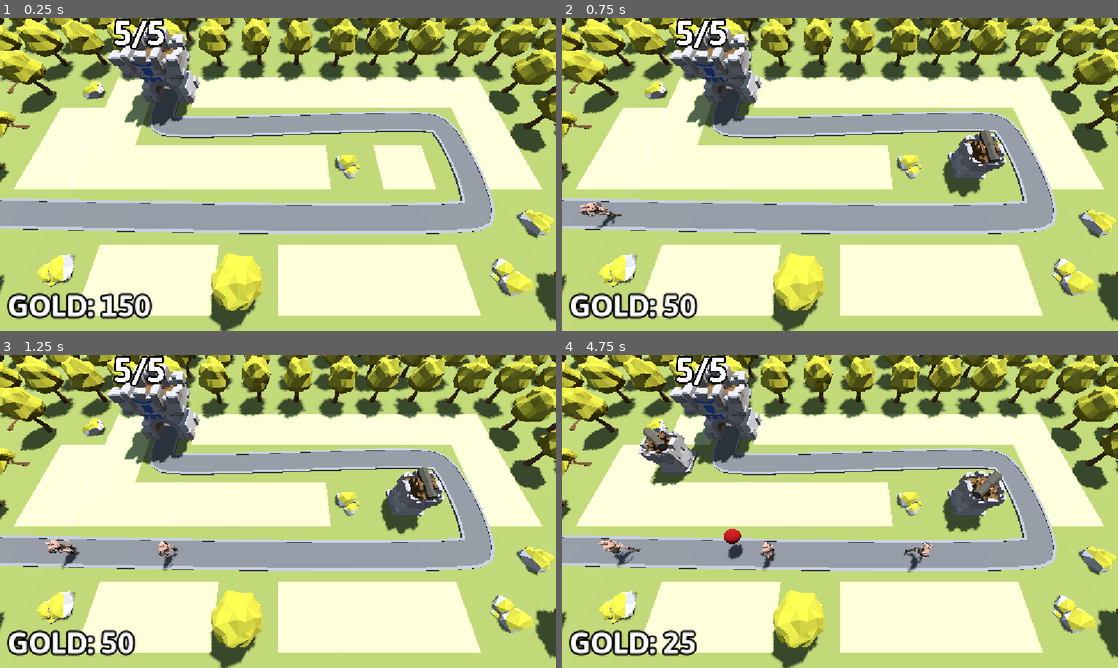
Above: before the commit, frames 1-4 (two rows, left to right).
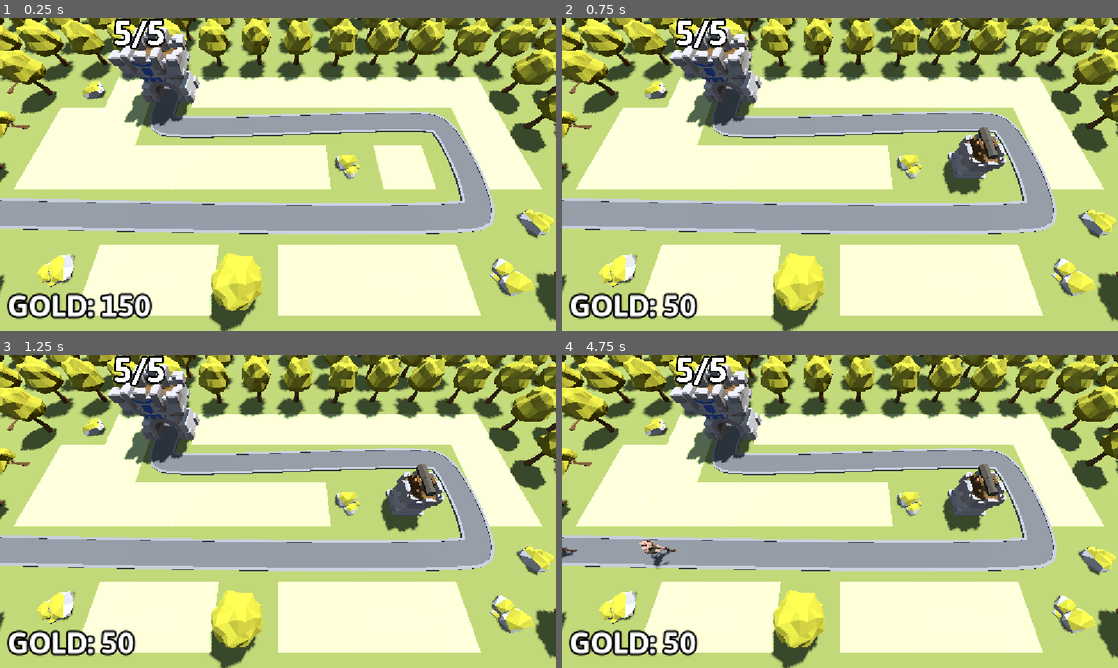
Above: after the commit, the same moments.

Repository: danmelt/BarbarianBlaster
Game: Godot game, scene res://BaseLevel.tscn
Same seed, same stepped clock (60 frames per second), same inputs: the game is played once before the commit and once after it.
Inputs (mouse positions are in pixels of both pictures, inside the frame that each line leads up to):
- Up to frame 1 (0.25 s): no input
- Up to frame 2 (0.75 s): tap Enter at 0.5 s; move the mouse to (962, 158) at 0.52 s; press the mouse at (962, 158) at 0.53 s
- Up to frame 3 (1.25 s): no input
- Up to frame 4 (4.75 s): move the mouse to (728, 527) at 1.27 s; release the mouse at (728, 527) at 1.28 s; click (728, 527) at 1.35 s; move the mouse to (895, 442) at 2.02 s; press the mouse at (895, 442) at 2.03 s; move the mouse to (812, 574) at 2.77 s; release the mouse at (812, 574) at 2.78 s; click (812, 574) at 2.85 s; move the mouse to (1006, 558) at 3.52 s; press the mouse at (1006, 558) at 3.53 s; move the mouse to (673, 464) at 4.27 s; release the mouse at (673, 464) at 4.28 s; click (673, 464) at 4.35 s

Frame 1 is identical in both runs. In frame 2, 0.4% of the frame differs, in the area x 3-79%, y 34-68%; in frame 3, 0.6%; in frame 4, 3.3%, in the area x 0-80%, y 23-97%.

Commit message:
projectile origin issues

Diff:
--- a/Base/base.gd
+++ b/Base/base.gd
@@ -26,7 +26,7 @@
 
 func _ready() -> void:
 	current_health = max_health
-	Engine.time_scale = 5
+	#Engine.time_scale = 5
 
 func take_damage() -> void:
 	current_health -= 1
--- a/DifficultyManager/difficulty_manager.tscn
+++ b/DifficultyManager/difficulty_manager.tscn
@@ -3,14 +3,14 @@
 [ext_resource type="Script" uid="uid://dn7xsqx0w4ur3" path="res://DifficultyManager/difficulty_manager.gd" id="1_ab1g6"]
 
 [sub_resource type="Curve" id="Curve_ab1g6"]
-_limits = [0.25, 3.0, 0.0, 1.0]
-_data = [Vector2(0, 3), 0.0, -0.85432637, 0, 0, Vector2(1, 0.25), -4.5268183, 0.0, 0, 0]
+_limits = [0.25, 2.0, 0.0, 1.0]
+_data = [Vector2(0, 1.125), 0.0, -2.621243, 0, 0, Vector2(1, 0.25), -2.0023367, 0.0, 0, 0]
 point_count = 2
 metadata/_snap_enabled = true
 
 [sub_resource type="Curve" id="Curve_4w8ng"]
-_limits = [0.99, 150.0, 0.0, 1.0]
-_data = [Vector2(0, 39.82773), 0.0, 110.17228, 0, 1, Vector2(1, 150), 110.17228, 0.0, 1, 0]
+_limits = [0.99, 180.0, 0.0, 1.0]
+_data = [Vector2(0, 39.82773), 0.0, 141.08247, 0, 1, Vector2(0.99354845, 180), 141.08247, 0.0, 1, 0]
 point_count = 2
 
 [node name="DifficultyManager" type="Node" unique_id=196915440]
--- a/Turret/projectile.gd
+++ b/Turret/projectile.gd
@@ -1,14 +1,14 @@
 extends Area3D
 
-@onready var barrel: MeshInstance3D = $"../TurretBase/TurretTop/BarrelBase/Barrel"
+#@onready var turret_manager: Node3D = $TurretManager
 
 @export var speed := 30.0
 @export var damage := 25
 
 var direction := Vector3.FORWARD
 
-func onready() -> void:
-	position = barrel.global_position
+#func onready() -> void:
+	#position = turret_manager.turret_base.global_position
 
 func _physics_process(delta: float) -> void:
 	position += direction * speed * delta
@@ -16,6 +16,8 @@
 func _on_timer_timeout() -> void:
 	queue_free()
 
+func set_start_origin(pos: Vector3) -> void:
+	position = pos
 
 func _on_area_entered(area: Area3D) -> void:
 	if area.is_in_group("enemy_area"):
--- a/Turret/turret.gd
+++ b/Turret/turret.gd
@@ -6,11 +6,9 @@
 var enemy_path: Path3D
 var enemy: PathFollow3D
 
-#@onready var barrel: Node3D = $TurretBase/TurretTop/BarrelBase/Barrel
 @onready var animation_player: AnimationPlayer = $AnimationPlayer
-@onready var barrel_base: Node3D = $TurretBase/TurretTop/BarrelBase
 @onready var cannon: Node3D = $TurretBase/TurretTop/Cannon
-@onready var turret_base: MeshInstance3D = $TurretBase
+@onready var turret_base: Node3D = $TurretBase
 
 func _physics_process(_delta: float) -> void:
 	enemy = find_best_target()
--- a/Turret/turret.tscn
+++ b/Turret/turret.tscn
@@ -5,15 +5,36 @@
 [ext_resource type="PackedScene" uid="uid://d2ayf6loa7but" path="res://Assets/Cannon.glb" id="3_r754r"]
 [ext_resource type="PackedScene" uid="uid://c34k36vj5q2ai" path="res://Assets/TurretBase.glb" id="4_2avlq"]
 
-[sub_resource type="CylinderMesh" id="CylinderMesh_kw568"]
-height = 1.0
-
 [sub_resource type="Animation" id="Animation_djkev"]
 length = 0.001
+tracks/0/type = "value"
+tracks/0/imported = false
+tracks/0/enabled = true
+tracks/0/path = NodePath("TurretBase/TurretTop/Cannon:position")
+tracks/0/interp = 1
+tracks/0/loop_wrap = true
+tracks/0/keys = {
+"times": PackedFloat32Array(0),
+"transitions": PackedFloat32Array(1),
+"update": 0,
+"values": [Vector3(0, -0.7, -0.3)]
+}
 
 [sub_resource type="Animation" id="Animation_ttsi1"]
 resource_name = "recoil"
-length = 0.3
+length = 0.1
+tracks/0/type = "value"
+tracks/0/imported = false
+tracks/0/enabled = true
+tracks/0/path = NodePath("TurretBase/TurretTop/Cannon:position")
+tracks/0/interp = 1
+tracks/0/loop_wrap = true
+tracks/0/keys = {
+"times": PackedFloat32Array(0, 0.1),
+"transitions": PackedFloat32Array(1, 1),
+"update": 0,
+"values": [Vector3(0, -0.7, -0.3), Vector3(0, -0.7, 0)]
+}
 
 [sub_resource type="AnimationLibrary" id="AnimationLibrary_r754r"]
 _data = {
@@ -25,15 +46,14 @@
 script = ExtResource("1_5kpma")
 projectile = ExtResource("2_djkev")
 
-[node name="TurretBase" type="MeshInstance3D" parent="." unique_id=201895180]
+[node name="TurretBase" type="Node3D" parent="." unique_id=1781336745]
 transform = Transform3D(1, 0, 0, 0, 1, 0, 0, 0, 1, 0, 0.5, 0)
-mesh = SubResource("CylinderMesh_kw568")
 
 [node name="TurretTop" type="Node3D" parent="TurretBase" unique_id=1496444215]
 transform = Transform3D(1, 0, 0, 0, 1, 0, 0, 0, 1, 0, 2.3, 0)
 
 [node name="Cannon" parent="TurretBase/TurretTop" unique_id=2135419242 instance=ExtResource("3_r754r")]
-transform = Transform3D(1, 0, 0, 0, 1, 0, 0, 0, 1, 0, -0.6999996, 0)
+transform = Transform3D(1, 0, 0, 0, 1, 0, 0, 0, 1, 0, -0.7, -0.3)
 
 [node name="Timer" type="Timer" parent="." unique_id=1919787750]
 autostart = true
